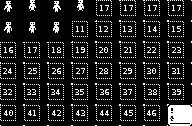
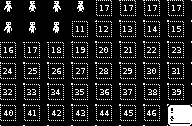
Layer changes from the first 192 x 126 image to the second:
painted on "Bakgrund" over [29,0,84,12]
